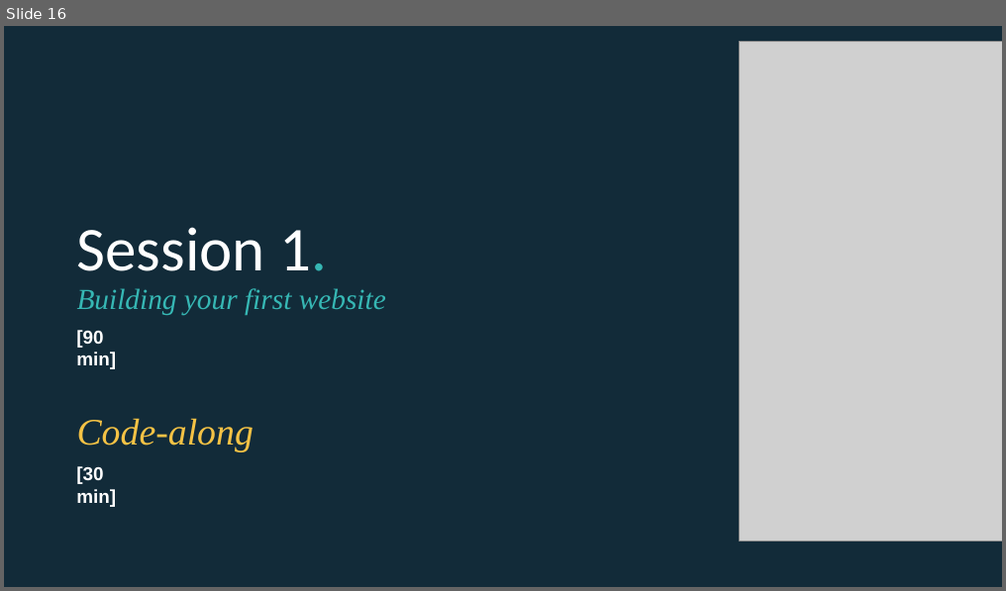
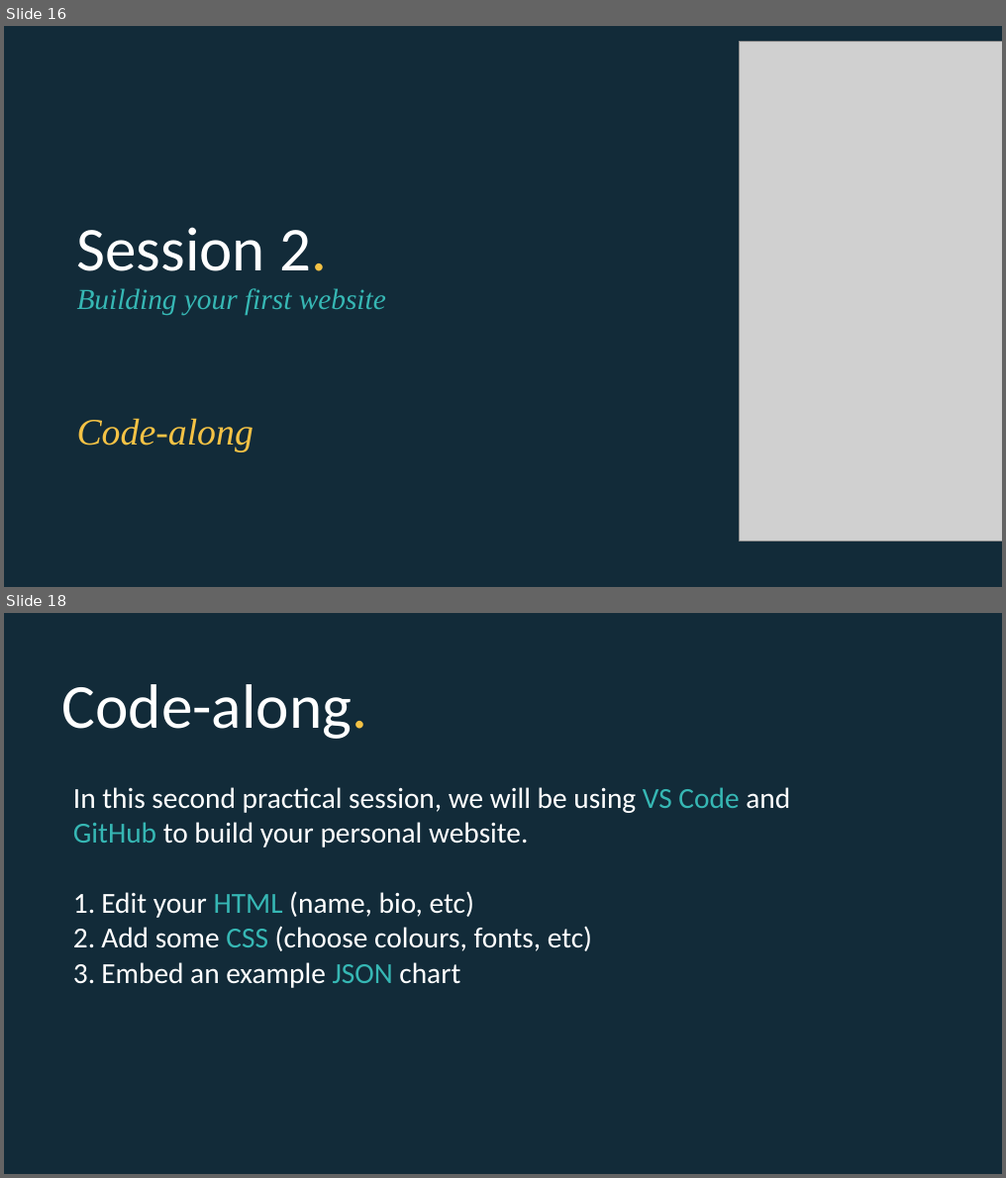
Before and after one commit to EconomicsObservatory/courses, a slide deck: 2/2_Building_your_first_website.pptx. Shown one above the other, each under a label of ours: slide 16 before the commit, slides 16 and 18 after it; the slides between them are not shown. The pictures are 1006x591 and 1006x1178 pixels, drawn with LibreOffice and Linux fonts; fonts in the diff are those of the drawing; grey boxes stand for pictures. Boxes give left, top, right and bottom in pixels: in the first picture for what was removed or moved away, otherwise in the second. Text is boxed around its words. In the diff, an @@ line names an element or a change of style, - is before the commit and + after.

```diff
--- a/2/2_Building_your_first_website.pptx
+++ b/2/2_Building_your_first_website.pptx
@@ slide 18 added at [4, 613, 1002, 1174], background #122B39 @@
@@ title added at [62, 684, 367, 739], 60.3 pt, text #FFFFFF @@
+Code-along.
@@ text added at [73, 787, 790, 988], 28 pt, text #FFFFFF @@
+In this second practical session, we will be using VS Code and GitHub to build your personal website.
+1. Edit your HTML (name, bio, etc)
+2. Add some CSS (choose colours, fonts, etc)
+3. Embed an example JSON chart
@@ slide 16 changed as well @@
@@ title at [77, 227, 386, 315]: text changed @@
-Session 1.
-Building your first website
+Session 2.
+Building your first website
@@ text removed at [76, 330, 116, 370] @@
-[90 min]
@@ text removed at [76, 467, 116, 507] @@
-[30 min]
```
Also in this commit, not shown: 14 other slides changed, 4 other slides added, 2 slides removed, 2 other files.
